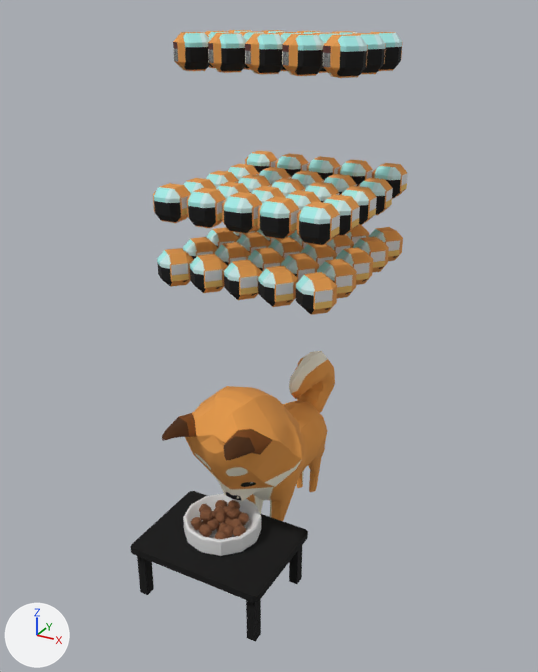
What one commit did to the OBJ model ChiBaApp/app/src/main/assets/models/fullBowl/fullBowl_frame13.obj.
Both versions are drawn from a camera (50 mm lens) standing at (10.35, -19.92, 15.09) and looking at (0.14, -1.37, 5.82). The axes (+X, +Y, +Z) are drawn at lower left. The lights are the same throughout. Where no turn or scale is listed for an object, it has been applied to the vertices.

The first picture shows 'fullBowl_frame13'.
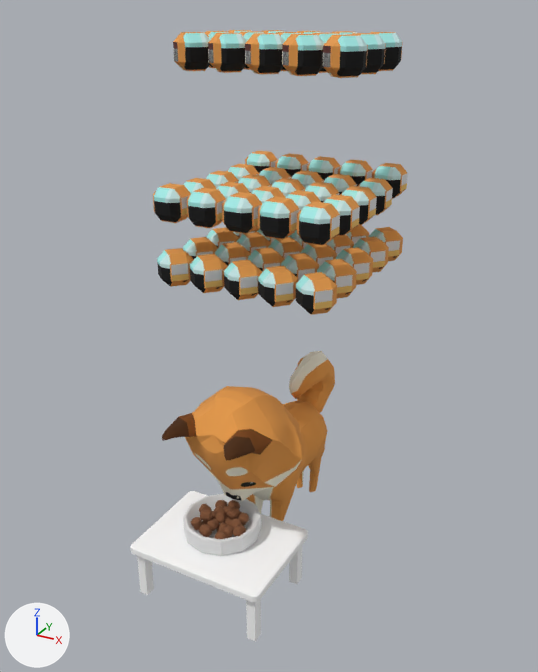
Where the change shows, as pixel boxes [x1, y1, x2, y2] in the pictures (538 x 672 px):
'fullBowl_frame13', recoloured (black to white)
    both: [130, 445, 308, 641]

Patch to the scene script:
```diff
--- a/ChiBaApp/app/src/main/assets/models/fullBowl/fullBowl_frame13.obj.py
+++ b/ChiBaApp/app/src/main/assets/models/fullBowl/fullBowl_frame13.obj.py
@@ mat_tisch_aistandard1sg @@
 mat_tisch_aistandard1sg = principled_material('Tisch:aiStandard1SG')
-mat_tisch_aistandard1sg.base_color = (0.0, 0.0, 0.0)  # black #000000
+mat_tisch_aistandard1sg.base_color = (1.0, 1.0, 1.0)  # white #ffffff
 mat_tisch_aistandard1sg.roughness = 1.0
```
